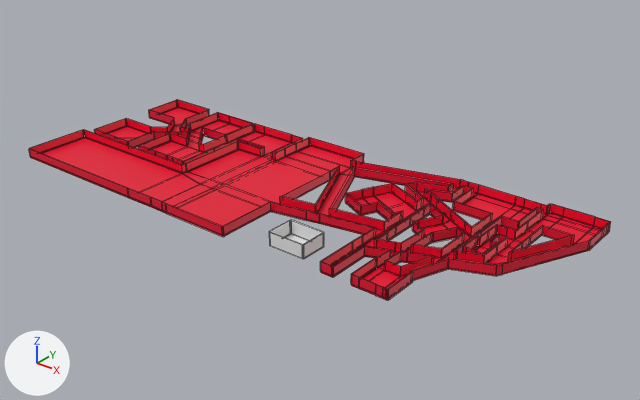
What one commit did to the FBX model Among them/Assets/Models/Map.fbx.
Rendered twice from a 50 mm camera at (294.0, -552.0, 333.0) aimed at (-145.0, -3.0, -7.0). The axes (+X, +Y, +Z) are drawn at lower left. The lights are the same throughout. Mesh edges are drawn as thin lines. Vertices at the same position are counted once.
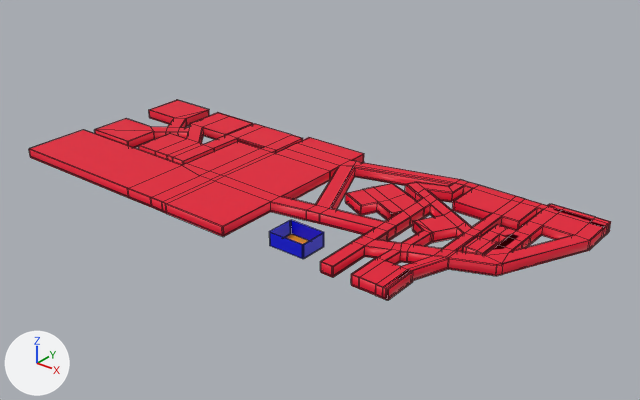
Pixel boxes [x1, y1, x2, y2] of what changed, in the pictures (640 x 400 px):
'Plane.002', added: after [285, 234, 309, 244]
part 1 of me_plane, built on: before [342, 169, 459, 192]; after [30, 100, 609, 288]
part 2 of me_plane, recoloured (red): before [42, 107, 602, 288]
part 4 of me_plane_001, deleted: before [285, 234, 309, 244]
part 5 of me_plane_001, recoloured (grey to blue): [269, 220, 324, 259] in both

The change, as a list of edits to the scene's bpy script:
```text
Add mat_material_003:
    mat_material_003 = principled_material('Material.003')
    mat_material_003.base_color = (0.0, 0.00276, 0.8)  # blue #0009e7
Add mat_material_002:
    mat_material_002 = principled_material('Material.002')
    mat_material_002.base_color = (0.0, 0.8, 0.00375)  # green #00e70c
    mat_material_002.roughness = 0.4
Add mat_material_004:
    mat_material_004 = principled_material('Material.004')
    mat_material_004.base_color = (0.8, 0.292, 0.0)  # orange #e79300
Change me_plane_001:
    used by ob_plane_001; location = (-94.9, -88.9, 0.0)
    verts and faces of me_plane_001; kept vertices keep their numbers, new ones are numbered from 24
    before: 0 (-20.5, -12.2, 0.0) at pixel (270, 245), 1 (12.2, -12.2, 0.0) at pixel (303, 258), 2 (-20.5, 12.2, 0.0) at pixel (291, 233), 3 (12.2, 12.2, 0.0) at pixel (323, 246)
    remove me_plane_001.from_pydata(...)  # 24 vertices, 21 faces; spans x -21.5..13.2, y -13.2..13.2, z 0.0..12.0
    add me_plane_001.from_pydata(...)  # 24 vertices, 20 faces; spans x -21.5..13.2, y -13.2..13.2, z 0.0..12.0
    me_plane_001 part 4
    add delete_faces([(0, 1, 3, 2)])
    me_plane_001 part 5: 20 faces spanning x -21.5..13.2, y -13.2..13.2, z 0.0..12.0 switch from no material to mat_material_003 (blue #0009e7)
Change me_plane:
    used by ob_plane; location = (0.0, 0.0, 0.0)
    remove me_plane.from_pydata(...)  # 1266 vertices, 1343 faces; spans x -413.0..81.0, y -113.0..88.0, z -1.0..8.0
    add me_plane.from_pydata(...)  # 1287 vertices, 1470 faces; spans x -413.0..81.0, y -113.0..88.0, z -1.0..8.0
    me_plane part 1
    1 vertex is removed from x -151.0, y 57.0, z -1.0
    6 faces are deleted
    1 vertex moves within x -151.0, y 58.0, z -1.0
    22 vertices are added at x -240.0..68.0, y -77.0..82.0, z -1.0..8.0
    127 new faces join them, mat_material_001 (red #e7002e)
    6 new faces join them, mat_material_002 (green #00e70c)
    me_plane part 2: 118 faces spanning x -412.0..80.0, y -112.0..87.0, z 0.0 switch from mat_material_001 (red #e7002e) to mat_material_002 (green #00e70c)
    me_plane part 3: the surface is now shaded smooth
Add me_plane_002:
    me_plane_002.from_pydata([(-20.5, 12.2, 0.0), (-20.5, -12.2, 0.0), (12.2, -12.2, 0.0), (12.2, 12.2, 0.0)], [], [(1, 2, 3, 0)])
    me_plane_002.materials.append(mat_material_004)  # orange #e79300
Add ob_plane_002:
    ob_plane_002 = bpy.data.objects.new('Plane.002', me_plane_002)
    ob_plane_002.location = (-94.9, -88.9, 0.0)
```
